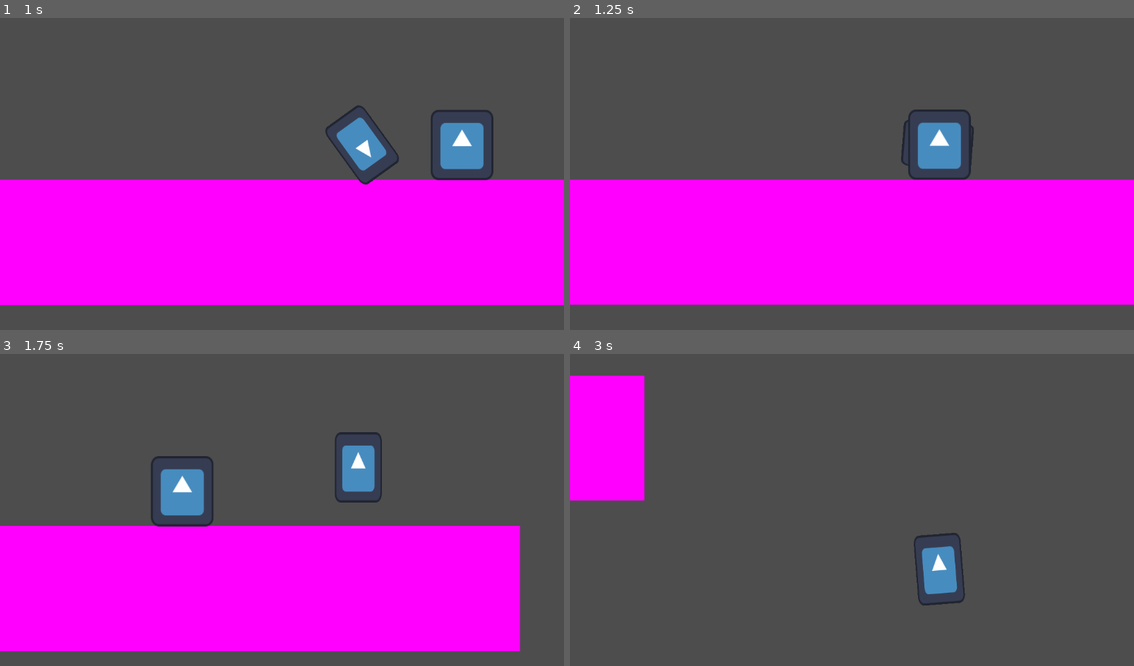
Above: before the commit, frames 1-4 (two rows, left to right).
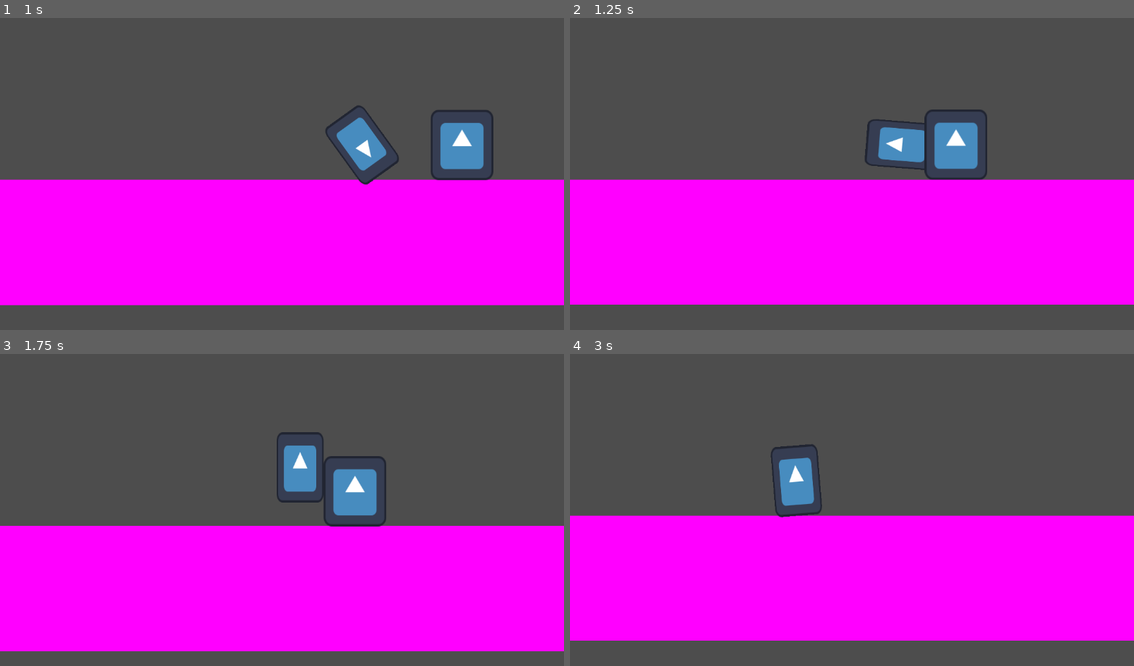
Above: after the commit, the same moments.

Repository: CodeScratcher/soulslike
Game: Godot game, scene res://Levels/test_scene.tscn
Two runs of this game, one before a commit and one after it. Both use one fixed random seed, a clock stepped at 60 frames per second and the inputs below. The engine's default icon, where the game draws it, is replaced by a stand-in: a white triangle on a blue panel in a dark square.
Inputs:
- Up to frame 1 (1 s): hold D (right) from 0.53 s (still down); hold Space (roll) from 0.53 s (still down); tap W (jump) at 0.77 s
- Up to frame 2 (1.25 s): keep holding D (right); keep holding Space (roll)
- Up to frame 3 (1.75 s): keep holding D (right); release Space (roll) at 1.28 s; tap Space (roll) at 1.35 s; tap W (jump) at 1.52 s
- Up to frame 4 (3 s): release D (right) at 2.03 s; hold A (left) 2.03-2.78 s; hold Space (roll) 2.03-2.78 s; hold D (right) from 2.78 s (still down); tap Space (roll) at 2.85 s

Frame 1 is identical in both runs. In frame 2, 2.1% of the frame differs, in the area x 52-74%, y 29-52%; in frame 3, 7.5%; in frame 4, 47%, in the area x 0-100%, y 6-92%.

Commit message:
fixed walking through player

Diff:
--- a/Objects/Player.tscn
+++ b/Objects/Player.tscn
@@ -55,6 +55,7 @@
 
 [node name="Player" type="CharacterBody2D"]
 collision_layer = 8
+collision_mask = 5
 script = ExtResource("1_ck7nh")
 metadata/_edit_horizontal_guides_ = [-24.0]
 
Not shown: 1 places in Levels/test_scene.tscn that only renumber resources
Not shown: 1 places in Objects/Player.tscn that only renumber resources
Not shown: 1 places in Objects/test_enemy.tscn that only renumber resources
